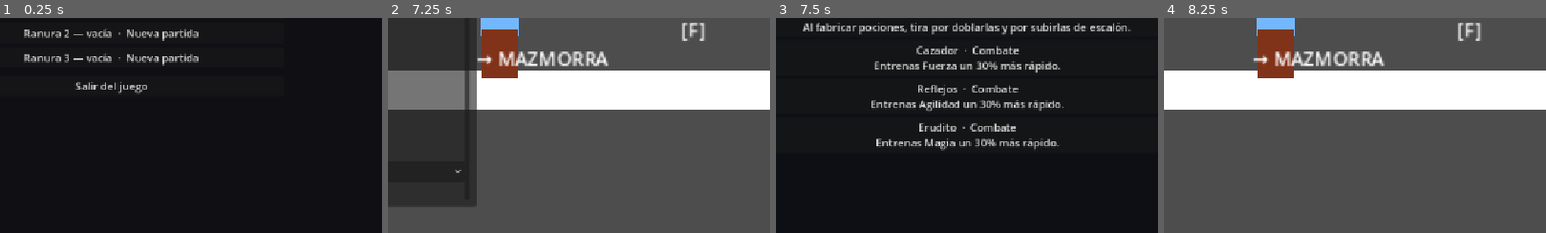
Above: before the commit, frames 1-4 (left to right).
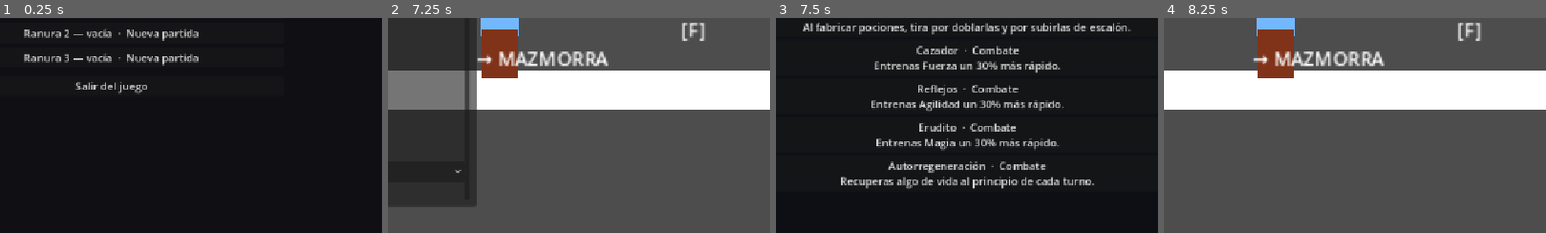
Above: after the commit, the same moments.

Repository: FurrionHD/prototipo-rpg-mazmorras
Game: Godot game, scene res://scenes/ui/main_menu.tscn
Same seed, same stepped clock (60 frames per second), same inputs: the game is played once before the commit and once after it.
Inputs (mouse positions are % of the whole screen's width and height, from its top left):
- Up to frame 1 (0.25 s): no input
- Up to frame 2 (7.25 s): click "Ranura 1 — vacía · Nueva part…" at 0.5 s; click (39, 34) at 1.27 s; type "12" at 1.35 s; click "Empezar la aventura" at 2 s; click "DEBUG" at 2.75 s; click (6, 42) at 3.52 s; type "12" at 3.6 s; click (13, 42) at 3.75 s; type "12" at 3.83 s; click (21, 42) at 3.98 s; type "12" at 4.07 s; click (29, 42) at 4.27 s; type "12" at 4.35 s; click (37, 42) at 4.5 s; type "12" at 4.58 s; click "Aplicar" at 5 s; click "Marcar guardián vencido" at 5.75 s; click "Fuerza a rango C (600)" at 6.5 s
- Up to frame 3 (7.5 s): click "Forzar subida (elegir desarro…" at 7.25 s
- Up to frame 4 (8.25 s): click "Metalurgia · Oficio Al refina…" at 8 s
The pictures show only the part of the screen within x 35-85%, y 50-100%; the shares and areas given below are measured in that part.

Frames 1-2 are identical in both runs. In frame 3, 2.5% of the frame differs, in the area x 17-84%, y 66-80%; in frame 4, nothing differs.

Commit message:
Autorregeneración: perk de combate que cura al empezar tu turno
Cura un 4% de la vida máxima al inicio de tu turno. En % y no plano: un flat
se vuelve irrelevante en cuanto la vida escala.

Va después del tick de estados (el veneno te pega igual, esto solo lo
compensa) pero ANTES del corte por aturdido: es pasiva, y perder el turno no
tiene por qué apagarla.

Como los demás perks de combate, no lleva interruptor: se consulta en vivo
desde desarrollos_elegidos, que ya se guarda y se carga.

Co-Authored-By: Claude Opus 4.8 <noreply@anthropic.com>

Diff:
--- a/scripts/core/game.gd
+++ b/scripts/core/game.gd
@@ -3518,6 +3518,8 @@
 		"desc": "Entrenas Agilidad un 30% más rápido."},
 	{"id": "erudito", "nombre": "Erudito", "tipo": "combate",
 		"desc": "Entrenas Magia un 30% más rápido."},
+	{"id": "autorregeneracion", "nombre": "Autorregeneración", "tipo": "combate",
+		"desc": "Recuperas algo de vida al principio de cada turno."},
 ]
 const DESARROLLO_GAIN_BONUS := 0.30   # +30% de ganancia para el perk de esa stat
 
--- a/scripts/ui/combat.gd
+++ b/scripts/ui/combat.gd
@@ -37,6 +37,11 @@
 # (pierde su proximo turno, lo gestiona el motor de estados). Ver _aplicar_aturdir.
 const ATB_STUN_MIN := 0.30   # retraso parcial minimo (fraccion de barra)
 const ATB_STUN_MAX := 0.60   # retraso parcial maximo
+
+# AUTORREGENERACION (habilidad de desarrollo): vida que recuperas al empezar tu turno, en % de
+# tu vida MAXIMA. En % y no plano a proposito: si fuera plano, se volveria irrelevante en cuanto
+# la vida escale. PROVISIONAL -> Excel. Ver _begin_player_turn.
+const AUTORREGEN_PCT := 0.04
 
 # Energia de combate (KAN-57): Defender y HABILIDADES gastan; el ataque basico regenera.
 # Asi no puedes turtlear: hay que pegar para poder defender/soltar habilidades. PROVISIONAL.
@@ -509,6 +514,16 @@
 		_set_log("%s cae por el daño de sus estados. ☠" % _player.nombre)
 		_end(false)   # el DoT (veneno...) puede matarte
 		return
+	# AUTORREGENERACION (habilidad de desarrollo): cura un % de tu vida MAXIMA al empezar tu
+	# turno. Va DESPUES del DoT (el veneno te pega igual, esto solo lo compensa un poco) pero
+	# ANTES del corte por aturdido: es pasiva, y un turno perdido no la apaga.
+	if Game.desarrollos_elegidos.has("autorregeneracion"):
+		var antes: float = _player.current_hp
+		_player.heal(_player.max_hp * AUTORREGEN_PCT)
+		var curado: float = _player.current_hp - antes
+		if curado > 0.0:
+			_set_log("%s se regenera (+%.1f). ♻" % [_player.nombre, curado])
+			_update_hp()
 	if ev.stunned:
 		_set_log("%s está aturdido y pierde el turno. 💫" % _player.nombre)
 		_pausa_lectura()
